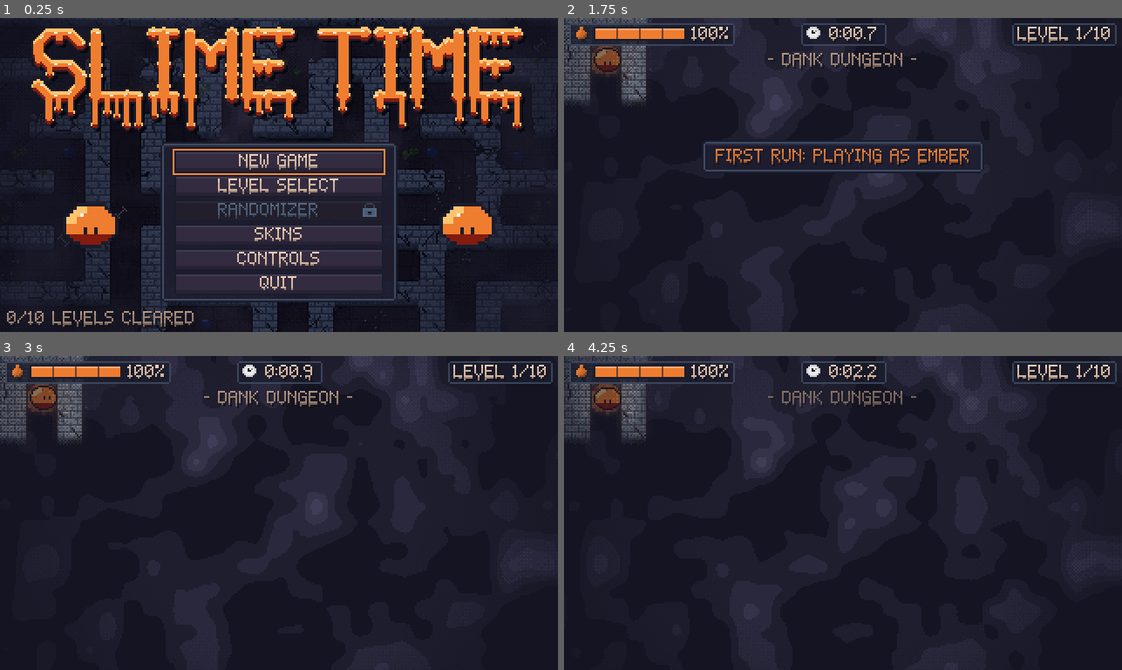
Above: before the commit, frames 1-4 (two rows, left to right).
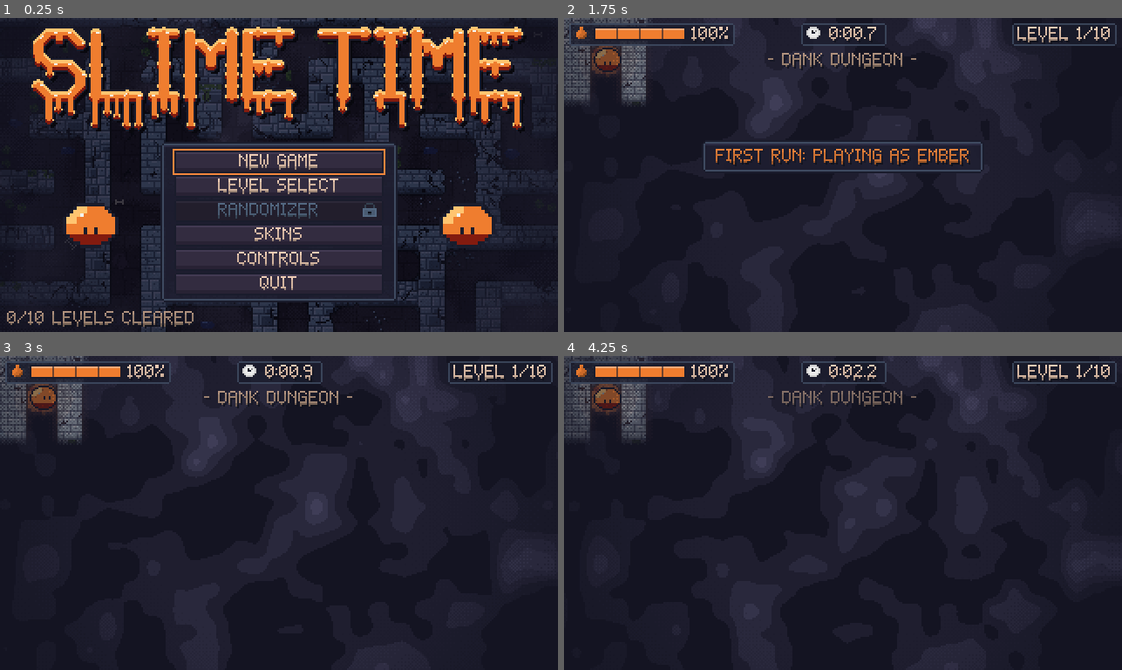
Above: after the commit, the same moments.

Repository: AveryBlue-GD/slime-time
Game: Godot game, scene res://scenes/title.tscn
Two runs of this game, one before a commit and one after it. Both use one fixed random seed, a clock stepped at 60 frames per second and the inputs below.
Inputs (mouse positions are in pixels of both pictures, inside the frame that each line leads up to):
- Up to frame 1 (0.25 s): no input
- Up to frame 2 (1.75 s): click "NEW GAME" at 0.5 s; tap Enter at 1.25 s; move the mouse to (965, 159) at 1.27 s; hold D (move_right) from 1.28 s (still down); tap P at 1.35 s; click (965, 159) at 1.42 s; tap Space (jump) at 1.52 s
- Up to frame 3 (3 s): release D (move_right) at 2 s; tap R (restart) at 2 s; drag from (167, 528) to (251, 575) at 2.02 s; move the mouse to (334, 443) at 2.77 s; hold D (move_right) from 2.78 s (still down); tap I at 2.85 s
- Up to frame 4 (4.25 s): release D (move_right) at 3.5 s; drag from (815, 575) to (675, 465) at 3.52 s

The runs differ from the first frame. In frame 1, 2.8% of the frame differs, in the area x 5-98%, y 0-100%; in frame 2, 0.2%; in frame 3, 0.2%; in frame 4, 0.2%.

Commit message:
Three wall constructions per theme, mixed in patches across each maze
Each theme now has three different builds (e.g. brick, ashlar and cobbles for the dungeon;
blocks, ashlar and upright bricks for the sandstone) instead of one base pattern with damage on
top; a noise map picks the construction per tile so the walls change material in patches.

Co-Authored-By: Claude Opus 5.5 <noreply@anthropic.com>

Diff:
--- a/scripts/maze_tiles.gd
+++ b/scripts/maze_tiles.gd
@@ -6,10 +6,11 @@
 ## every tile, plus (optionally) a fillet layer that rounds the inner corners where walls meet.
 ## Seeded, so a maze always looks the same. Used by the game and the menu backdrop.
 ##
-## Tile atlases from tools/make_placeholder_art.py (the original Dungeon look) or, per theme,
-## tools/make_theme_art.py (same layouts; paths from Themes.atlas_path).
-## walls.png: column = neighbor mask (N=1 E=2 S=4 W=8 set when that neighbor is wall),
-##            row = damage * 3 + style. floors.png: column = floor type, row = variant.
+## Tile atlases per theme from tools/make_theme_art.py (paths from Themes.atlas_path).
+## walls: column = neighbor mask (N=1 E=2 S=4 W=8 set when that neighbor is wall),
+##        row = construction * 12 + damage * 3 + style. floors: column = floor type, row = variant.
+## Each theme has CONSTRUCTIONS kinds of wall (e.g. brick, cut blocks, cobbles); a smooth noise
+## map picks one per tile, so the material changes in patches across the maze.
 ## fillets.png: column = the same neighbor mask, for a floor tile (one row).
 
 const TILE := 16
@@ -17,7 +18,11 @@
 const FLOOR_SOURCE := 1
 const FILLET_SOURCE := 2
 const WALL_MASKS := 16
-const WALL_ROWS := 12
+const CONSTRUCTIONS := 3
+const WALL_ROWS := CONSTRUCTIONS * 12
+## Noise scale for the construction patches, and the cut-offs (about 50% / 30% / 20%).
+const CONSTRUCTION_FREQUENCY := 0.11
+const CONSTRUCTION_CUTS: Array[float] = [0.0, 0.3]
 const FLOOR_TYPES := 8
 const FLOOR_VARIANTS := 4
 const FLOOR_RUBBLE := 7
@@ -39,6 +44,9 @@
 	var style_weights := PackedFloat32Array(Levels.WALL_STYLE)
 	var floor_weights := Levels.floor_weights(tile_level)
 	var wall_damage := {}
+	var patches := FastNoiseLite.new()
+	patches.seed = tile_seed
+	patches.frequency = CONSTRUCTION_FREQUENCY
 
 	for y in maze.size.y:
 		for x in maze.size.x:
@@ -49,7 +57,8 @@
 			var damage := rng.rand_weighted(damage_weights)
 			var style := rng.rand_weighted(style_weights)
 			wall_damage[tile] = damage
-			wall_layer.set_cell(tile, WALL_SOURCE, Vector2i(mask, damage * 3 + style))
+			var construction := construction_at(patches, tile)
+			wall_layer.set_cell(tile, WALL_SOURCE, Vector2i(mask, construction * 12 + damage * 3 + style))
 
 	# Floor goes under walls too, so broken-off chunks of wall show floor through them.
 	for y in maze.size.y:
@@ -66,6 +75,15 @@
 				if _has_corner(mask):
 					fillet_layer.set_cell(tile, FILLET_SOURCE, Vector2i(mask, 0))
 	return wall_damage
+
+
+## Which of the theme's wall constructions a tile uses (0 = the main one).
+static func construction_at(patches: FastNoiseLite, tile: Vector2i) -> int:
+	var n := patches.get_noise_2d(tile.x, tile.y)
+	for i in CONSTRUCTION_CUTS.size():
+		if n < CONSTRUCTION_CUTS[i]:
+			return i
+	return CONSTRUCTION_CUTS.size()
 
 
 ## Neighbor mask: N=1 E=2 S=4 W=8 set where that neighbor is a wall.
--- a/scripts/themes.gd
+++ b/scripts/themes.gd
@@ -4,7 +4,7 @@
 ## Art themes: each story level has its own look, and every randomizer maze picks one at random
 ## (from its seed, so replaying a maze keeps its theme). A theme has its own tile art (stone
 ## layout, decorations and palette, generated by tools/make_theme_art.py into
-## assets/sprites/themes/) and its own fog colors. "dungeon" is the original art.
+## assets/sprites/themes/) and its own fog colors. "dungeon" keeps the original look (plus two more wall constructions).
 ##
 ## fog: [deep, mist] (none = the fog shader's defaults).
 
@@ -47,9 +47,7 @@
 
 ## Path of a theme's tile atlas: `kind` is "walls", "floors" or "fillets".
 static func atlas_path(id: String, kind: String) -> String:
-	if id == DUNGEON or not ALL.has(id):
-		return "res://assets/sprites/%s.png" % kind
-	return "res://assets/sprites/themes/%s_%s.png" % [id, kind]
+	return "res://assets/sprites/themes/%s_%s.png" % [id if ALL.has(id) else DUNGEON, kind]
 
 
 ## The fog's [deep, mist] colors, or an empty array to keep the default.
--- a/tests/test_themes.gd
+++ b/tests/test_themes.gd
@@ -28,7 +28,11 @@
 	_check(random_ids.size() >= 6, "random mazes pick from many themes (%d seen)" % random_ids.size())
 
 	var game := await _spawn({level = 1})
-	_check(_wall_texture(game).resource_path == "res://assets/sprites/walls.png", "level 1 uses the original dungeon art")
+	_check("dungeon_walls" in _wall_texture(game).resource_path, "level 1 uses the dungeon art")
+	var constructions := {}
+	for tile: Vector2i in game.wall_layer.get_used_cells():
+		constructions[game.wall_layer.get_cell_atlas_coords(tile).y / 12] = true
+	_check(constructions.size() == MazeTiles.CONSTRUCTIONS, "a level mixes all %d wall constructions (%d used)" % [MazeTiles.CONSTRUCTIONS, constructions.size()])
 	_check(game.fillet_layer.get_used_cells().size() > 0, "inner corners get rounded fillets (%d)" % game.fillet_layer.get_used_cells().size())
 	var fillets_on_floor := true
 	for tile: Vector2i in game.fillet_layer.get_used_cells():
Binary file changed: assets/sprites/themes/catacombs_floors.png
Binary file changed: assets/sprites/themes/catacombs_walls.png
Binary file changed: assets/sprites/themes/crystal_floors.png
Binary file changed: assets/sprites/themes/crystal_walls.png
Binary file added: assets/sprites/themes/dungeon_fillets.png
Not shown, added: assets/sprites/themes/dungeon_fillets.png.import
Binary file added: assets/sprites/themes/dungeon_floors.png
Not shown, added: assets/sprites/themes/dungeon_floors.png.import
Binary file added: assets/sprites/themes/dungeon_walls.png
Not shown, added: assets/sprites/themes/dungeon_walls.png.import
Binary file changed: assets/sprites/themes/frozen_floors.png
Binary file changed: assets/sprites/themes/frozen_walls.png
(and 14 more such lines)
